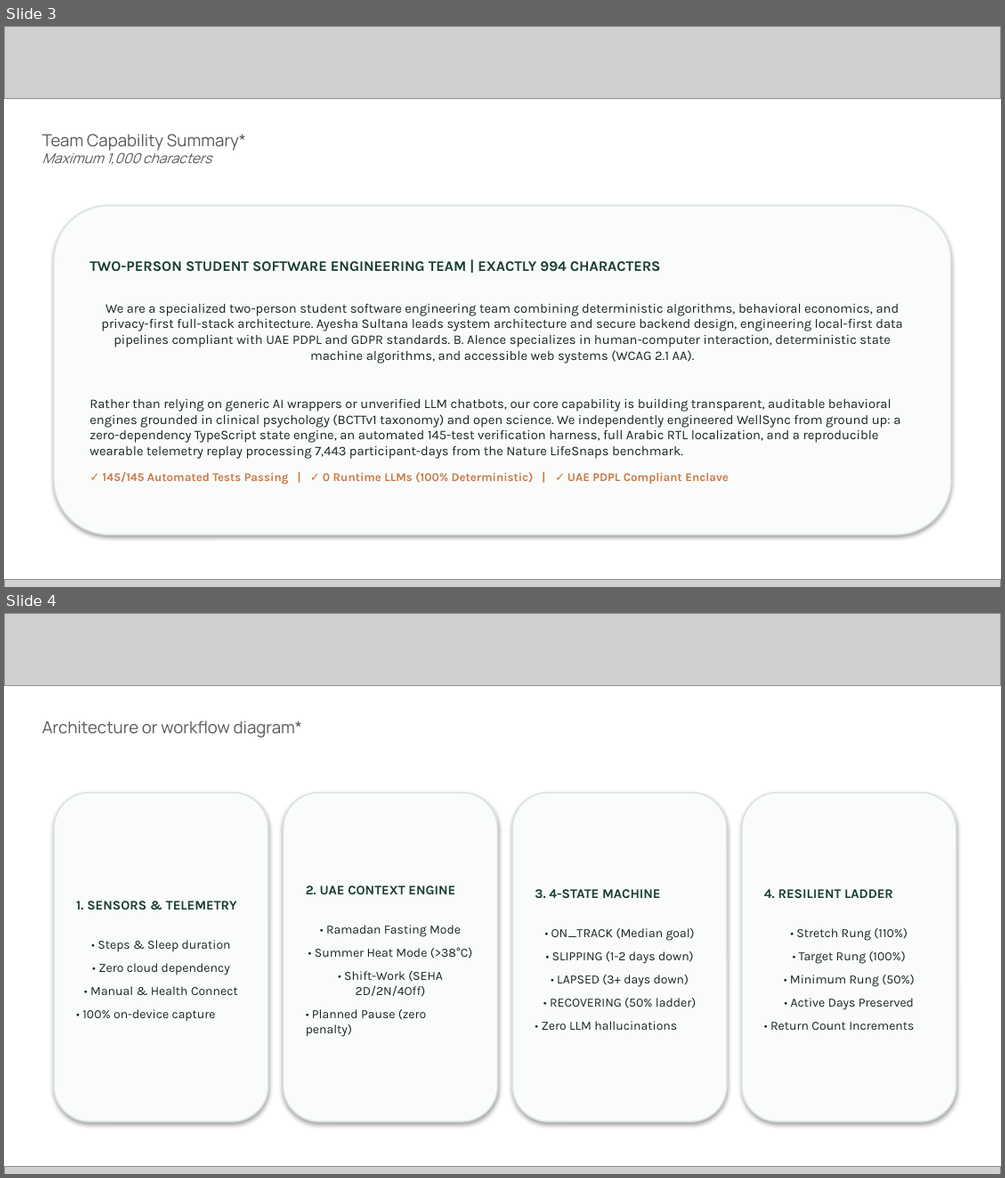
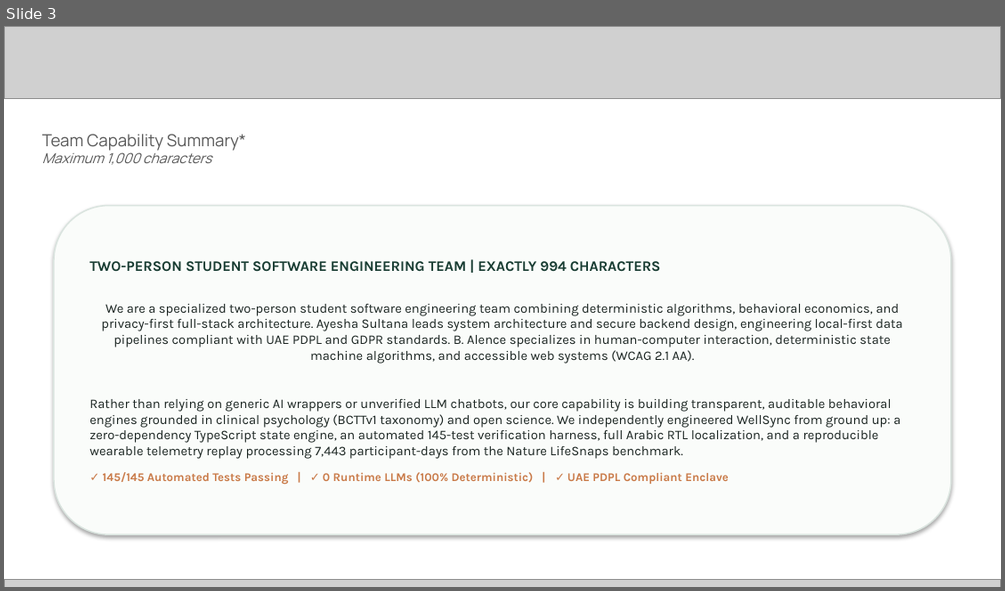
Before and after one commit to misterA-2406/well-sync, a slide deck: docs/WellSync_Future_Health_Submission_Pitch_Deck.pptx. Shown one above the other, each under a label of ours: slides 3 and 4 before the commit, slide 3 after it. The pictures are 1005x1178 and 1005x591 pixels, drawn with LibreOffice and Linux fonts; fonts in the diff are those of the drawing; grey boxes stand for pictures. Boxes give left, top, right and bottom in pixels: in the first picture for what was removed or moved away, otherwise in the second. Text is boxed around its words. In the diff, an @@ line names an element or a change of style, - is before the commit and + after.

Commit message:
feat(deck): embed high-res visual system architecture diagram on Slide 4

```diff
--- a/docs/WellSync_Future_Health_Submission_Pitch_Deck.pptx
+++ b/docs/WellSync_Future_Health_Submission_Pitch_Deck.pptx
@@ slide 4 removed at [4,613,1001,1174], background #FFFFFF @@
@@ picture removed at [4,613,1001,686] @@
@@ text removed at [42,721,302,738] @@
-Architecture or workflow diagram*
@@ rounded rectangle removed at [54,793,268,1121] @@
-1. SENSORS & TELEMETRY
-• Steps & Sleep duration
-• Zero cloud dependency
-• Manual & Health Connect
-• 100% on-device capture
@@ rounded rectangle removed at [283,793,497,1121] @@
-2. UAE CONTEXT ENGINE
-• Ramadan Fasting Mode
-• Summer Heat Mode (>38°C)
-• Shift-Work (SEHA 2D/2N/4Off)
-• Planned Pause (zero penalty)
@@ rounded rectangle removed at [512,793,727,1121] @@
-3. 4-STATE MACHINE
-• ON_TRACK (Median goal)
-• SLIPPING (1-2 days down)
-• LAPSED (3+ days down)
-• RECOVERING (50% ladder)
-• Zero LLM hallucinations
@@ rounded rectangle removed at [742,793,956,1121] @@
-4. RESILIENT LADDER
-• Stretch Rung (110%)
-• Target Rung (100%)
-• Minimum Rung (50%)
-• Active Days Preserved
-• Return Count Increments
@@ picture removed at [4,1167,1001,1174] @@
```
Also in this commit, not shown: 1 slide added, 4 other files.
